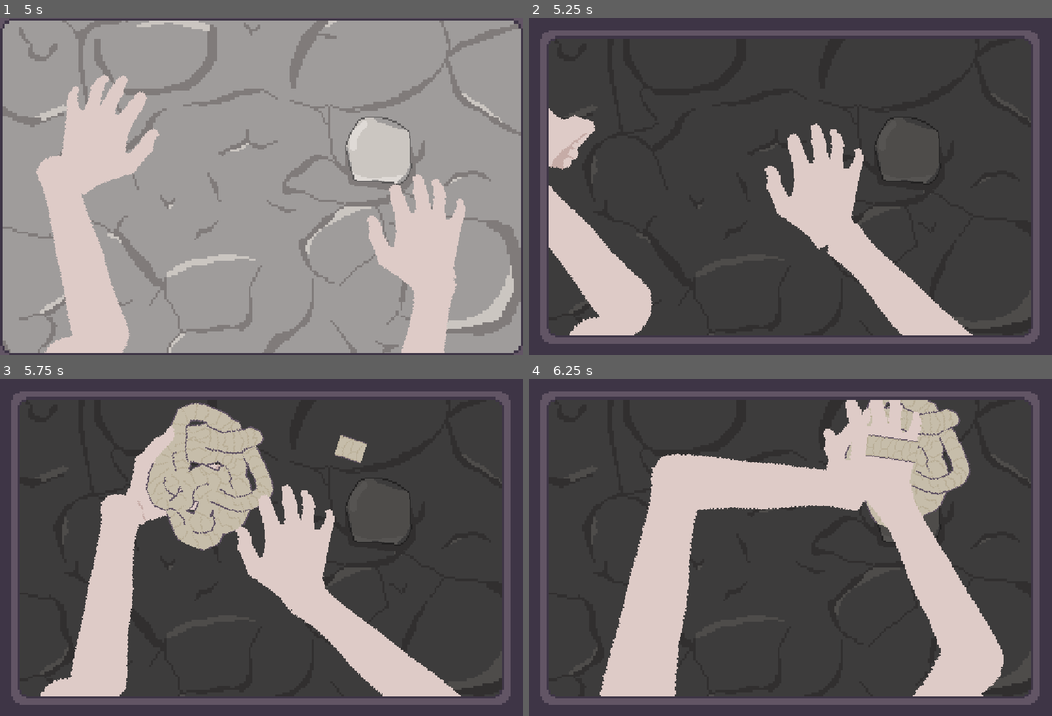
Above: before the commit, frames 1-4 (two rows, left to right).
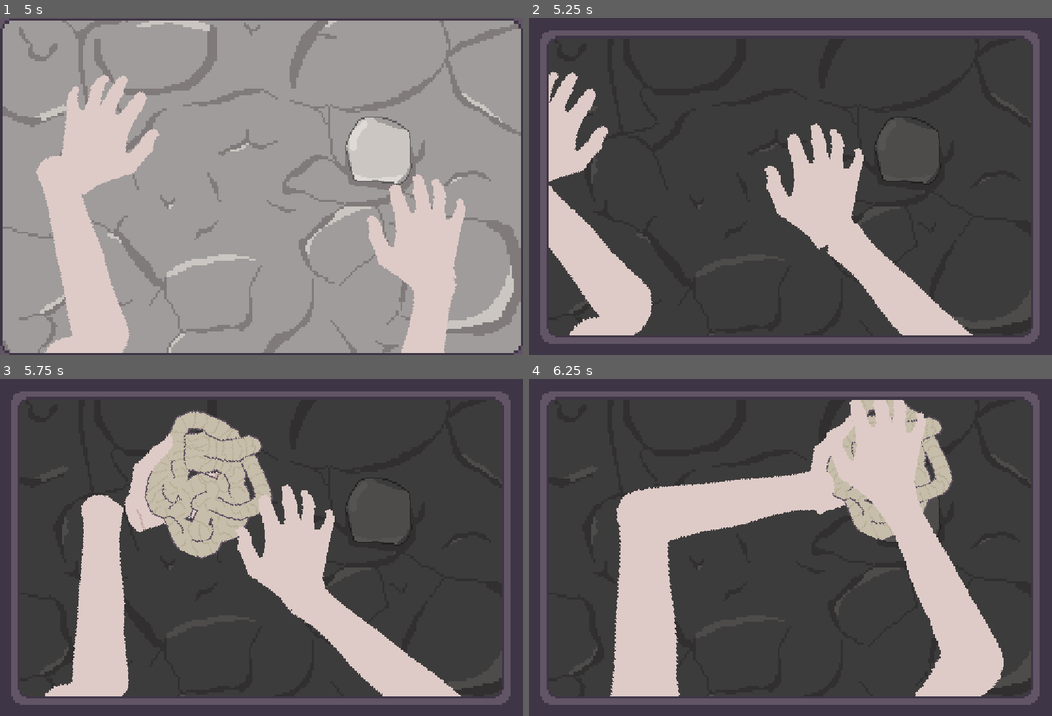
Above: after the commit, the same moments.

Repository: gabl18/dtj-24
Game: Godot game, scene res://main.tscn
The game is run twice, just before and just after one commit, with the same random seed, the same clock (stepped at 60 frames per second) and the same inputs.
Inputs (mouse positions are in pixels of both pictures, inside the frame that each line leads up to):
- Up to frame 1 (5 s): move the mouse to (381, 152) at 0.52 s; click (381, 152) at 0.67 s; tap Enter at 1.25, 3.5 s; move the mouse to (156, 203) at 1.27 s; click (156, 203) at 1.42 s; move the mouse to (313, 112) at 2.02 s; click (313, 112) at 2.17 s; tap Space at 2.75 s; move the mouse to (235, 253) at 2.77 s; click (235, 253) at 2.92 s; move the mouse to (418, 237) at 3.52 s; click (418, 237) at 3.67 s; move the mouse to (104, 135) at 4.27 s; click (104, 135) at 4.42 s
- Up to frame 2 (5.25 s): tap Space at 5 s; move the mouse to (816, 186) at 5.02 s; click (816, 186) at 5.17 s
- Up to frame 3 (5.75 s): no input
- Up to frame 4 (6.25 s): move the mouse to (879, 449) at 5.77 s; click (879, 449) at 5.92 s

Frame 1 is identical in both runs. In frame 2, 1.5% of the frame differs, in the area x 3-16%, y 15-49%; in frame 3, 5.0%; in frame 4, 9.6%, in the area x 13-91%, y 6-95%.

Commit message:
tangle fin

Diff:
--- a/game/untangle_game.gd
+++ b/game/untangle_game.gd
@@ -6,33 +6,48 @@
 
 var active: bool
 
-@export var rope_max_shake: int = 2000
-@export var rope_max_vel: float = 10
+@export var rope_max_shake: float = 3
+@export var rope_max_vel: float = 30
 
 signal rope_hold_change(held:bool)
 signal finish_minigame
+
 
 func disable():
 	hide()
 	active = false
 	$Line2D.points[-1] = Vector2(855.0,160.0)
+	rope_is_pressed = false
+
 
 func play_trans_in_anim():
-	await get_tree().create_timer(0.4).timeout
+	await get_tree().create_timer(1).timeout
 	show()
 
+
 func play_trans_out_anim():
-	await get_tree().create_timer(0.4).timeout
-	hide()
+	pass
 
 
 func enable():
 	show()
 	active = true
+	rope_is_pressed = false
 
 
 func _ready() -> void:
 	pass
+
+func _input(event: InputEvent) -> void:
+	if active:
+		if event is InputEventMouseMotion:
+			if event.relative.length() > rope_max_vel:
+				rope_max_shake -= get_process_delta_time()
+
+				if rope_max_shake < 0:
+					rope_max_shake = 3
+					hide()
+					finish_minigame.emit()
 
 
 func _process(_delta: float) -> void:
@@ -63,5 +78,6 @@
 				rope_start_offset = get_global_mouse_position() - $Line2D.points[-1]
 
 func _on_main_hand_inactive() -> void:
-	rope_is_pressed = false
-	rope_hold_change.emit(false)
+	if active:
+		rope_is_pressed = false
+		rope_hold_change.emit(false)
--- a/game/untangle_game.tscn
+++ b/game/untangle_game.tscn
@@ -4,13 +4,12 @@
 [ext_resource type="Texture2D" uid="uid://chsbt6xteuqgm" path="res://assets/Rope_vertical.png" id="1_u07wu"]
 
 [sub_resource type="CircleShape2D" id="CircleShape2D_n3qgl"]
-radius = 77.10383
+radius = 163.54
 
 [node name="UntangleGame" type="Node2D"]
 script = ExtResource("1_8kvvw")
 
 [node name="Line2D" type="Line2D" parent="."]
-z_index = 2
 position = Vector2(-7, 48.000004)
 points = PackedVector2Array(797, 141, 855, 160)
 width = 50.0
--- a/main.gd
+++ b/main.gd
@@ -45,6 +45,18 @@
 		untangle_game.disable()
 		rope_untangle = false
 
+
+		var tween = get_tree().create_tween()
+		tween.tween_property(armL_palm,"global_position",Vector2(700,160),0.6)
+		await tween.finished
+		tween.kill()
+		armL_animated_sprite_2d.animation = "open"
+		tween = get_tree().create_tween()
+		tween.tween_property(armL_palm,"global_position",Vector2(-50,250),0.4)
+		await tween.finished
+		tween.kill()
+
+
 func _enable_game():
 	if active_game == games.rockgame:
 		rock_game.enable()
@@ -66,7 +78,7 @@
 	if active_game == games.untangle:
 		untangle_game.play_trans_in_anim()
 		rope_untangle = true
-		armL_animated_sprite_2d.animation = "rope_close"
+		armR_animated_sprite_2d.animation = "open"
 
 		var tween = get_tree().create_tween()
 		tween.tween_property(armL_palm,"global_position",Vector2(-50,250),0.4)
@@ -74,7 +86,7 @@
 		tween.kill()
 		armL_animated_sprite_2d.animation = "rope"
 		tween = get_tree().create_tween()
-		tween.tween_property(armL_palm,"global_position",Vector2(780,160),0.6)
+		tween.tween_property(armL_palm,"global_position",Vector2(700,160),0.6)
 		await tween.finished
 		tween.kill()
 
--- a/main.tscn
+++ b/main.tscn
@@ -381,6 +381,7 @@
 [connection signal="hand_inactive" from="." to="RopeGame" method="_on_main_hand_inactive"]
 [connection signal="hand_inactive" from="." to="UntangleGame" method="_on_main_hand_inactive"]
 [connection signal="finish_minigame" from="RopeGame" to="." method="_finished_minigame"]
+[connection signal="finish_minigame" from="UntangleGame" to="." method="_finished_minigame"]
 [connection signal="rope_hold_change" from="UntangleGame" to="." method="_on_untangle_game_rope_hold_change"]
 [connection signal="timeout" from="ClimbTimer" to="." method="_on_climb_timer_timeout"]
 
Binary file changed: Assets/Tangled_Rope.png
